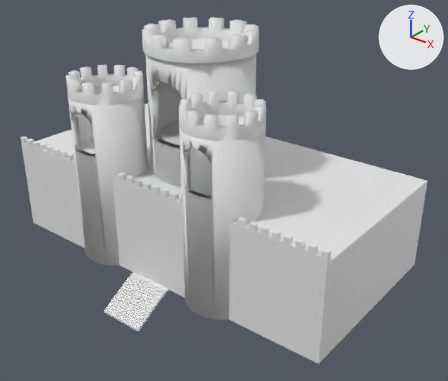
Renders of the OBJ model assets/castle.obj from each side of a commit.
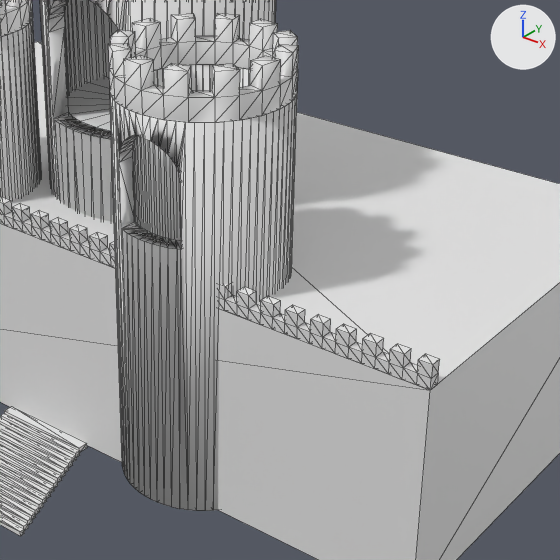
There are two pictures of each version: one whole from a 50 mm camera at (158.2, -159.4, 155.9) aimed at (11.9, 23.4, 42.6), one close up on the part from 29% to 86% of the width and 22% to 90% of the height. The lights are fixed; the arrows at upper right show +X, +Y and +Z. The close-ups show mesh edges as thin lines. Where no turn or scale is listed for an object, it has been applied to the vertices. Vertices at the same position are counted once.

Script lines for the objects in view, before the commit:
```python
me_cube_029_cube_000 = bpy.data.meshes.new('Cube.029_Cube.000')
me_cube_029_cube_000.from_pydata(...)  # 1982 vertices, 3700 faces; spans x -80.0..80.0, y -28.0..70.0, z 0.0..108.0
ob_cube_029_cube_000 = bpy.data.objects.new('Cube.029_Cube.000', me_cube_029_cube_000)
ob_cube_029_cube_000.location = (0.0, 0.0, 0.0)
```
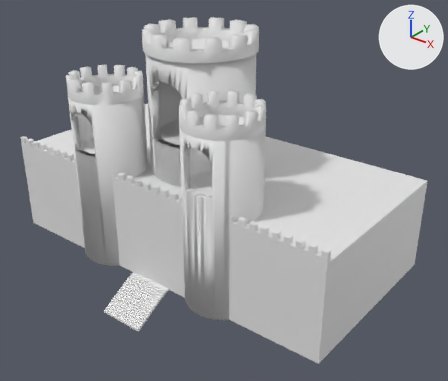
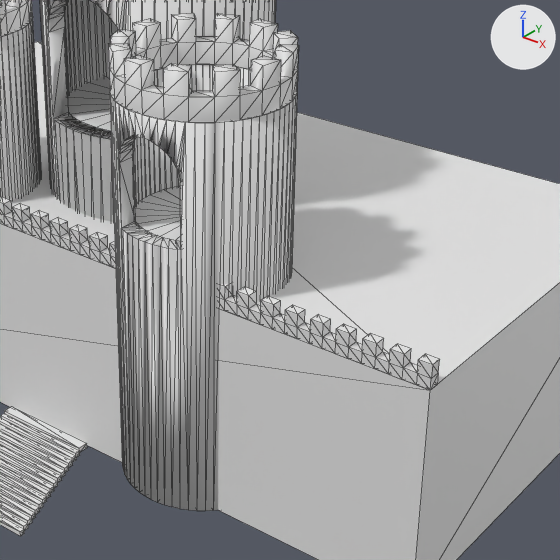
Location of each change, (x1, y1, x2, y2) in pixels of the close-ups (560 x 560 px; the box of a moved part takes in the faces that stretch with it):
part 1 of me_cube_029_cube_000, added: after (135, 186, 181, 241)
part 2 of me_cube_029_cube_000, moved or reshaped: (50, 0, 298, 510) in both

Edits to the bpy script that builds the scene:
```text
Change me_cube_029_cube_000:
    used by ob_cube_029_cube_000; location = (0.0, 0.0, 0.0)
    remove me_cube_029_cube_000.from_pydata(...)  # 1982 vertices, 3700 faces; spans x -80.0..80.0, y -28.0..70.0, z 0.0..108.0
    add me_cube_029_cube_000.from_pydata(...)  # 2007 vertices, 3724 faces; spans x -80.0..80.0, y -28.0..70.0, z 0.0..108.0
    me_cube_029_cube_000 part 1: the loose piece of 25 vertices spanning x -42.0..-18.0, y -12.0..12.0, z 60.0 is copied, and the copy is moved by (60.0, 0.0, 0.0); it spans x 18.0..42.0, y -12.0..12.0, z 60.0
    me_cube_029_cube_000 part 2
    283 faces are deleted
    8 vertices move within x 24.0..36.0, y -14.0..-12.0, z 74.0..78.0
    283 new faces join them
```
